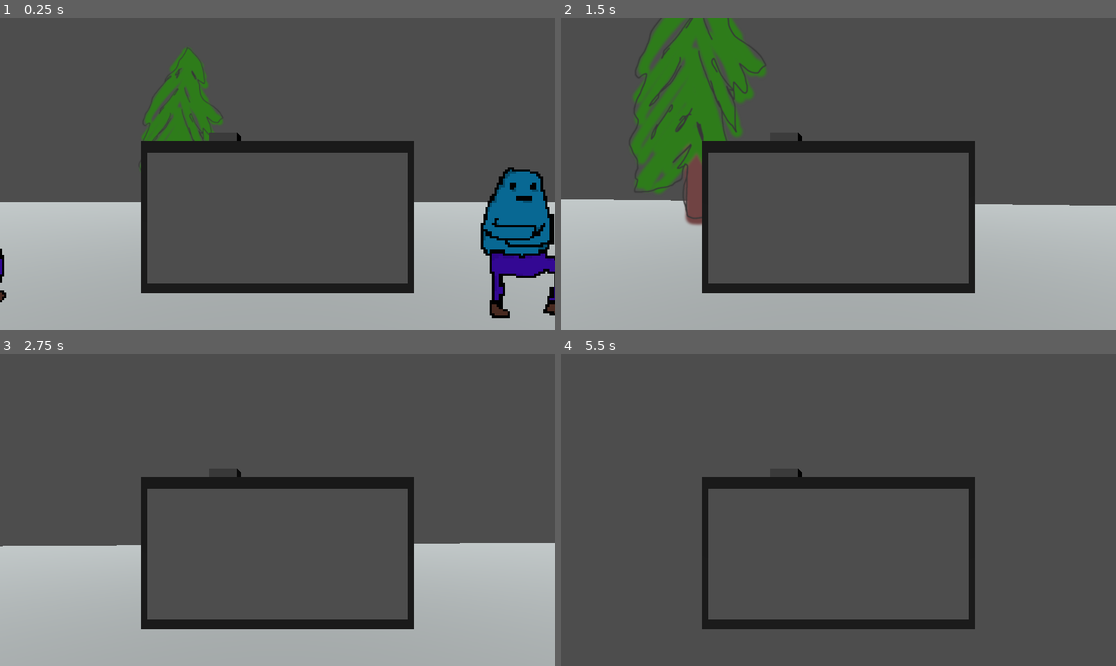
Above: before the commit, frames 1-4 (two rows, left to right).
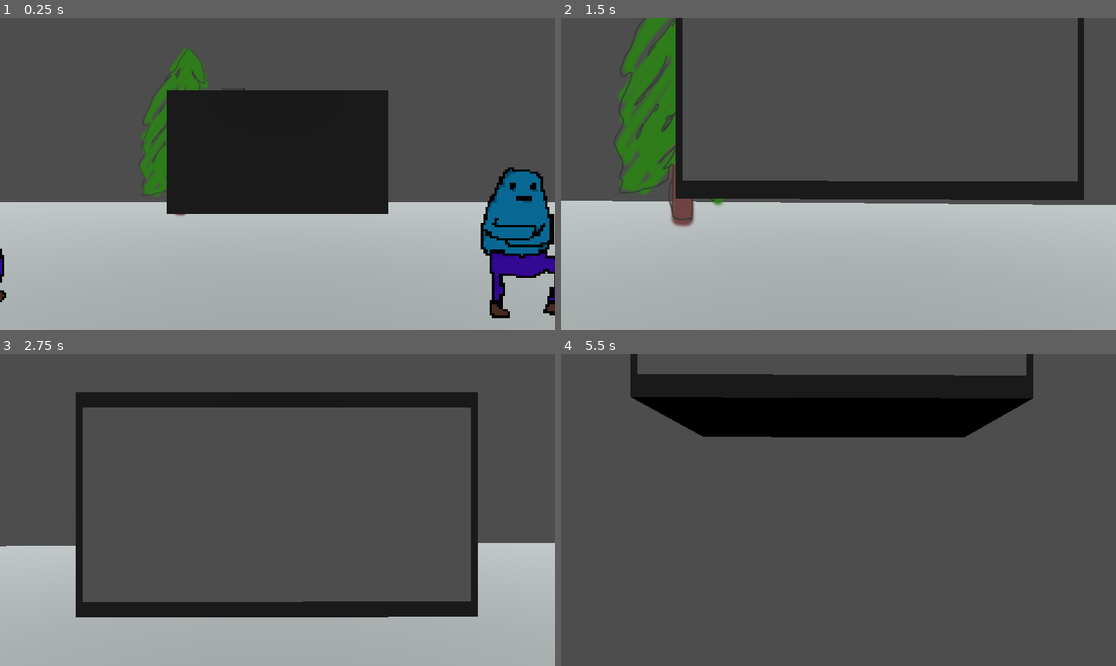
Above: after the commit, the same moments.

Repository: theowiik/xmas-game-jam-2025
Game: Godot game, scene res://scenes/main.tscn
Two runs of this game, one before a commit and one after it. Both use one fixed random seed, a clock stepped at 60 frames per second and the inputs below.
Inputs (mouse positions are in pixels of both pictures, inside the frame that each line leads up to):
- Up to frame 1 (0.25 s): no input
- Up to frame 2 (1.5 s): tap Enter at 0.5 s; move the mouse to (866, 174) at 0.52 s; hold W (WALK_FORWARD) from 0.53 s (still down); tap Space (JUMP) at 0.77 s; move the mouse to (810, 174) at 1.27 s
- Up to frame 3 (2.75 s): keep holding W (WALK_FORWARD); tap Space (JUMP) at 1.52 s; move the mouse to (288, 503) at 2.02 s
- Up to frame 4 (5.5 s): keep holding W (WALK_FORWARD); move the mouse to (832, 516) at 2.77 s; tap Space (JUMP) at 3.02, 3.77, 4.52 s; move the mouse to (877, 513) at 3.52 s; move the mouse to (794, 506) at 4.27 s; move the mouse to (844, 510) at 5.02 s

The runs differ from the first frame. In frame 1, 28% of the frame differs, in the area x 25-75%, y 22-89%; in frame 2, 29%, in the area x 0-100%, y 0-89%; in frame 3, 17%; in frame 4, 17%.

Commit message:
Camera physics

Diff:
--- a/objects/player.tscn
+++ b/objects/player.tscn
@@ -1,6 +1,5 @@
-[gd_scene load_steps=4 format=3 uid="uid://wilclsh64myp"]
+[gd_scene load_steps=3 format=3 uid="uid://wilclsh64myp"]
 
-[ext_resource type="PackedScene" uid="uid://c2pay3j4jqds6" path="res://objects/camera.tscn" id="2_uxov2"]
 [ext_resource type="Script" uid="uid://cphs6p6g4lci0" path="res://scripts/player.gd" id="2_ykyjo"]
 
 [sub_resource type="CapsuleShape3D" id="CapsuleShape3D_eqqp1"]
@@ -18,5 +17,5 @@
 current = true
 fov = 64.422035
 
-[node name="Camera" parent="ViewPivot" instance=ExtResource("2_uxov2")]
-transform = Transform3D(1, 0, 0, 0, 1, 0, 0, 0, 1, 0, -0.09499267, -0.6438405)
+[node name="DesiredCameraPosition" type="Marker3D" parent="ViewPivot"]
+transform = Transform3D(1, 0, 0, 0, 1, 0, 0, 0, 1, 0, 0, -0.8858592)
--- a/scenes/main.tscn
+++ b/scenes/main.tscn
@@ -1,9 +1,11 @@
-[gd_scene load_steps=8 format=3 uid="uid://ovaec6nc7m42"]
+[gd_scene load_steps=10 format=3 uid="uid://ovaec6nc7m42"]
 
 [ext_resource type="PackedScene" uid="uid://wilclsh64myp" path="res://objects/player.tscn" id="1_o5qli"]
+[ext_resource type="Script" uid="uid://cejjqp3bc5p8i" path="res://scripts/main.gd" id="1_tefeu"]
 [ext_resource type="PackedScene" uid="uid://ka2ji00su2ft" path="res://objects/person.tscn" id="2_0wfyh"]
 [ext_resource type="PackedScene" uid="uid://db8ym36hjqs6c" path="res://objects/store.tscn" id="3_sugp2"]
 [ext_resource type="PackedScene" uid="uid://bn1if5g85g55r" path="res://objects/tree.tscn" id="4_jyhfs"]
+[ext_resource type="PackedScene" uid="uid://c2pay3j4jqds6" path="res://objects/camera.tscn" id="5_tbgi4"]
 
 [sub_resource type="BoxShape3D" id="BoxShape3D_o5qli"]
 size = Vector3(52.07866, 1, 43.34694)
@@ -16,9 +18,12 @@
 size = Vector3(46.21, 1, 40.345)
 
 [node name="Main" type="Node3D"]
+script = ExtResource("1_tefeu")
 
 [node name="Player" parent="." instance=ExtResource("1_o5qli")]
 transform = Transform3D(1, 0, 0, 0, 1, 0, 0, 0, 1, 0, 1.2562381, 0)
+
+[node name="Camera" parent="." instance=ExtResource("5_tbgi4")]
 
 [node name="StaticBody3D" type="StaticBody3D" parent="."]
 transform = Transform3D(1, 0, 0, 0, 1, 0, 0, 0, 1, 0, -1.7621403, 0)
--- /dev/null
+++ b/scripts/main.gd
@@ -0,0 +1,8 @@
+extends Node3D
+
+@onready var player: Node3D = $"Player"
+@onready var camera: Node3D = $"Camera"
+
+
+func _ready() -> void:
+    player.camera = camera
--- a/scripts/player.gd
+++ b/scripts/player.gd
@@ -1,9 +1,21 @@
 class_name Player extends CharacterBody3D
 
 @onready var view_pivot: Node3D = $ViewPivot
+@onready var desired_camera_position: Node3D = $ViewPivot/DesiredCameraPosition
+
+var camera: Node3D = null
+
 var jump_velocity: float = 4.5
 var gravity: float = 9.82
 var speed: float = 5.0
+
+var rotation_smoothing: float = 8.0
+var camera_position_smoothing: float = 10.0
+var camera_rotation_smoothing: float = 10.0
+
+var target_rotation_y: float = 0.0
+var target_rotation_x: float = 0.0
+var current_rotation_x: float = 0.0
 
 
 func _ready() -> void:
@@ -12,6 +24,8 @@
 
 func _process(delta: float) -> void:
 	move(delta)
+	smooth_rotation(delta)
+	smooth_camera(delta)
 
 
 func _unhandled_input(event: InputEvent) -> void:
@@ -20,9 +34,30 @@
 
 	elif event is InputEventMouseMotion and Input.mouse_mode == Input.MOUSE_MODE_CAPTURED:
 		var mouse_delta: Vector2 = event.relative
-		rotate_y(deg_to_rad(-mouse_delta.x * 0.1))
-		view_pivot.rotate_x(deg_to_rad(-mouse_delta.y * 0.1))
-		view_pivot.rotation.x = clamp(view_pivot.rotation.x, deg_to_rad(-89), deg_to_rad(89))
+		target_rotation_y += deg_to_rad(-mouse_delta.x * 0.1)
+		target_rotation_x += deg_to_rad(-mouse_delta.y * 0.1)
+		target_rotation_x = clamp(target_rotation_x, deg_to_rad(-89), deg_to_rad(89))
+
+
+func smooth_rotation(delta: float) -> void:
+	rotation.y = lerp_angle(rotation.y, target_rotation_y, rotation_smoothing * delta)
+	current_rotation_x = lerp(current_rotation_x, target_rotation_x, rotation_smoothing * delta)
+	view_pivot.rotation.x = current_rotation_x
+
+
+func smooth_camera(delta: float) -> void:
+	if camera == null:
+		return
+
+	camera.global_position = camera.global_position.lerp(
+		desired_camera_position.global_position,
+		camera_position_smoothing * delta
+	)
+
+	camera.global_rotation = camera.global_rotation.lerp(
+		desired_camera_position.global_rotation,
+		camera_rotation_smoothing * delta
+	)
 
 
 func move(delta: float) -> void:
Not shown, added: scripts/main.gd.uid
